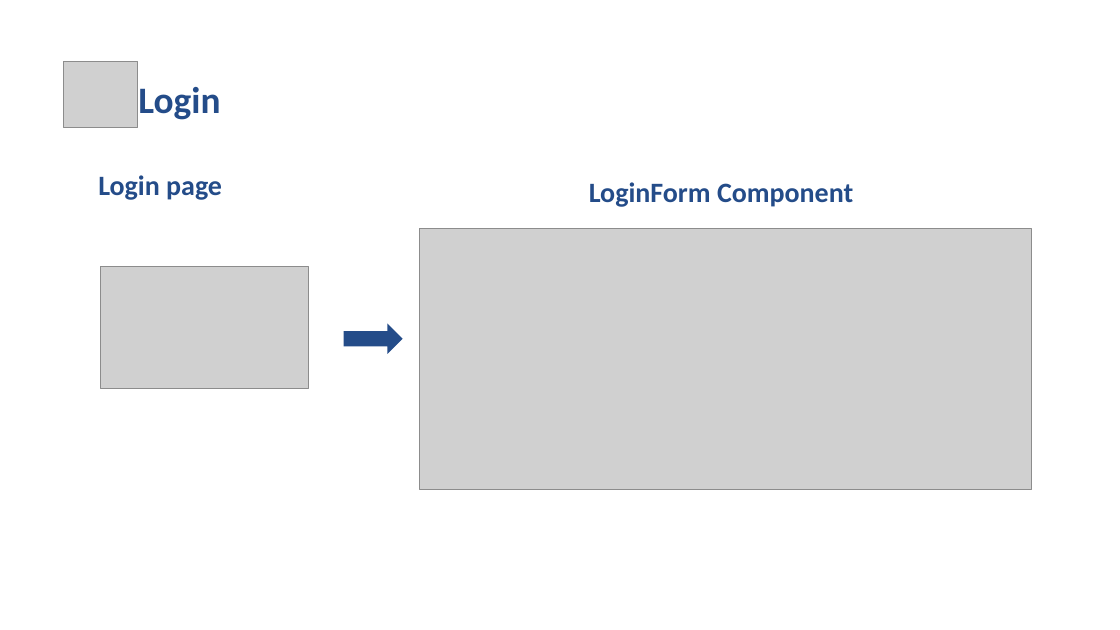
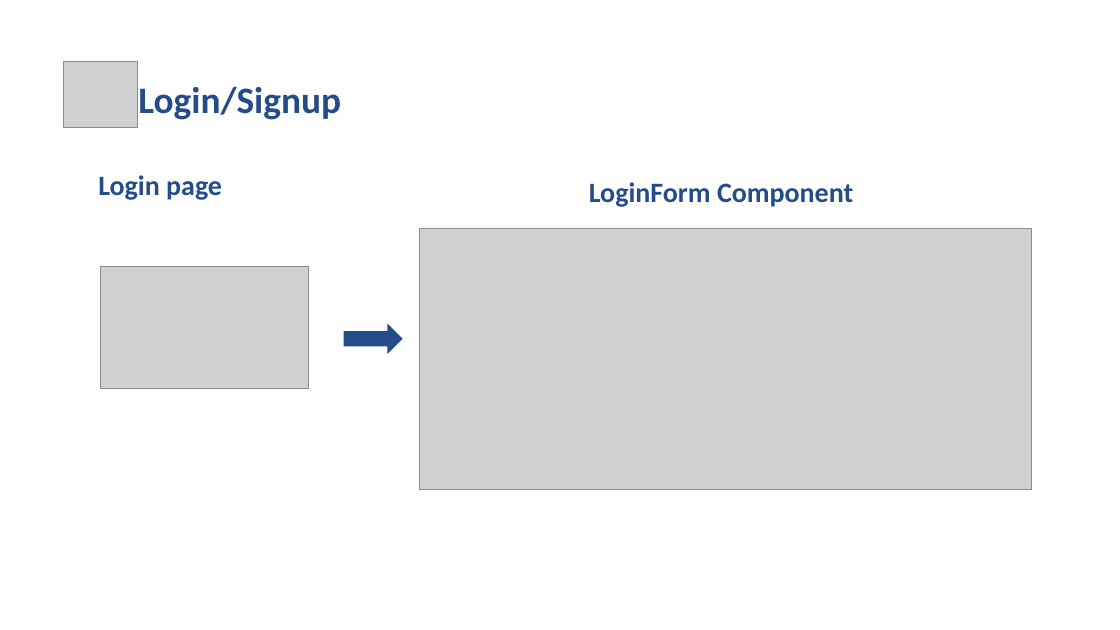
Before and after one commit to chongchen1999/TravelMingle, a slide deck: slide 12 of INFO6150-final.pptx. Drawn at 1120x630 pixels with LibreOffice and Linux fonts; fonts in the diff are those of the drawing; grey boxes stand for pictures; background and template pictures are left out. Boxes give left, top, right and bottom in pixels: in the first picture for what was removed or moved away, otherwise in the second. Text is boxed around its words. In the diff, an @@ line names an element or a change of style, - is before the commit and + after.

Commit message:
updated ppt

```diff
--- a/INFO6150-final.pptx
+++ b/INFO6150-final.pptx
@@ title at (138,86,341,120): text changed @@
-Login
+Login/Signup
```
Also in this commit, not shown: 1 other slide changed.
